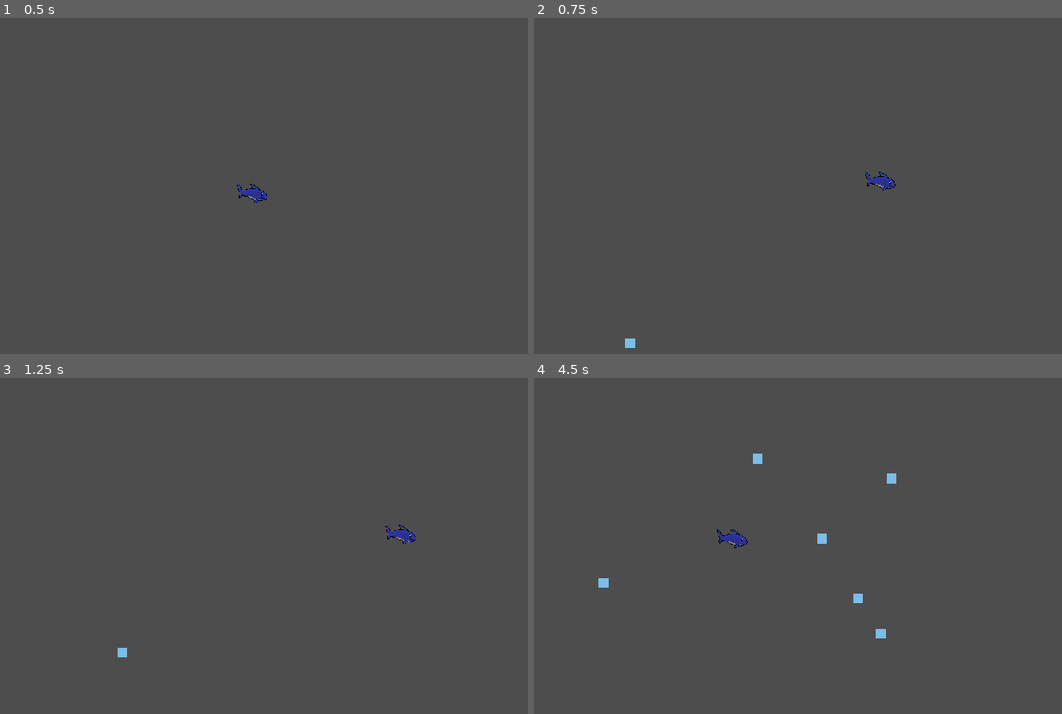
Above: before the commit, frames 1-4 (two rows, left to right).
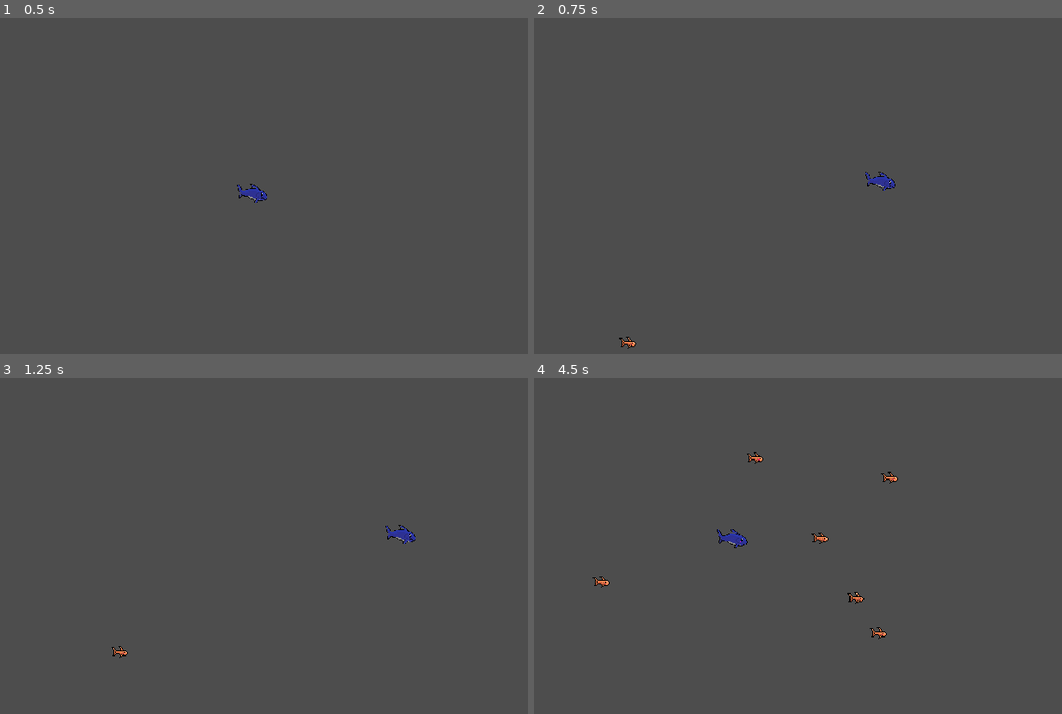
Above: after the commit, the same moments.

Repository: Maciekarp/eating-frenzy
Game: Godot game, scene res://scene/main.tscn
Same seed, same stepped clock (60 frames per second), same inputs: the game is played once before the commit and once after it.
Inputs (mouse positions are in pixels of both pictures, inside the frame that each line leads up to):
- Up to frame 1 (0.5 s): no input
- Up to frame 2 (0.75 s): tap Enter at 0.5 s; move the mouse to (940, 175) at 0.52 s; hold D (move right) from 0.53 s (still down); hold Space (interact) from 0.53 s (still down)
- Up to frame 3 (1.25 s): keep holding D (move right); keep holding Space (interact)
- Up to frame 4 (4.5 s): move the mouse to (650, 572) at 1.27 s; release D (move right) at 1.28 s; release Space (interact) at 1.28 s; hold Down (move down) 1.28-2.03 s; tap Space (interact) at 1.35, 2.85, 4.35 s; move the mouse to (856, 468) at 2.02 s; hold D (move right) 2.03-2.78 s; hold Space (interact) 2.03-2.78 s; move the mouse to (755, 633) at 2.77 s; hold W (move up) 2.78-3.53 s; move the mouse to (993, 613) at 3.52 s; hold Space (interact) 3.53-4.28 s; hold A (move left) from 3.53 s (still down); move the mouse to (581, 495) at 4.27 s

Frame 1 is identical in both runs. In frame 2, less than 0.1% of the frame differs, in the area x 16-20%, y 94-99%; in frame 3, less than 0.1%; in frame 4, 0.5%, in the area x 11-69%, y 21-78%.

Commit message:
droop_fish_mouthopen and goldfish added

Diff:
--- a/scene/fish.tscn
+++ b/scene/fish.tscn
@@ -1,11 +1,12 @@
 [gd_scene load_steps=5 format=3 uid="uid://cuamqie7pdiqg"]
 
-[ext_resource type="Texture2D" uid="uid://criedppp3pfa0" path="res://sprites/stock_blue_square.png" id="1_l4rj6"]
 [ext_resource type="Script" path="res://scripts/fish.gd" id="1_vwwqc"]
+[ext_resource type="Texture2D" uid="uid://de5oqeod1fib2" path="res://sprites/tiny_goldfish.png" id="2_dlthf"]
 
 [sub_resource type="CircleShape2D" id="CircleShape2D_auyud"]
 
 [sub_resource type="RectangleShape2D" id="RectangleShape2D_ctl50"]
+size = Vector2(21, 11)
 
 [node name="Fish" type="RigidBody2D"]
 collision_layer = 0
@@ -21,10 +22,12 @@
 disabled = true
 
 [node name="Sprite2D" type="Sprite2D" parent="."]
-scale = Vector2(0.5, 0.5)
-texture = ExtResource("1_l4rj6")
+position = Vector2(0, -1)
+scale = Vector2(1.645, 1.645)
+texture = ExtResource("2_dlthf")
 
 [node name="Area2D" type="Area2D" parent="."]
 
 [node name="CollisionShape2D" type="CollisionShape2D" parent="Area2D"]
+position = Vector2(-0.5, 0.5)
 shape = SubResource("RectangleShape2D_ctl50")
Binary file added: droop_fish_mouthopen.png
Not shown, added: droop_fish_mouthopen.png.import
Binary file added: sprites/tiny_goldfish.png
Not shown, added: sprites/tiny_goldfish.png.import
